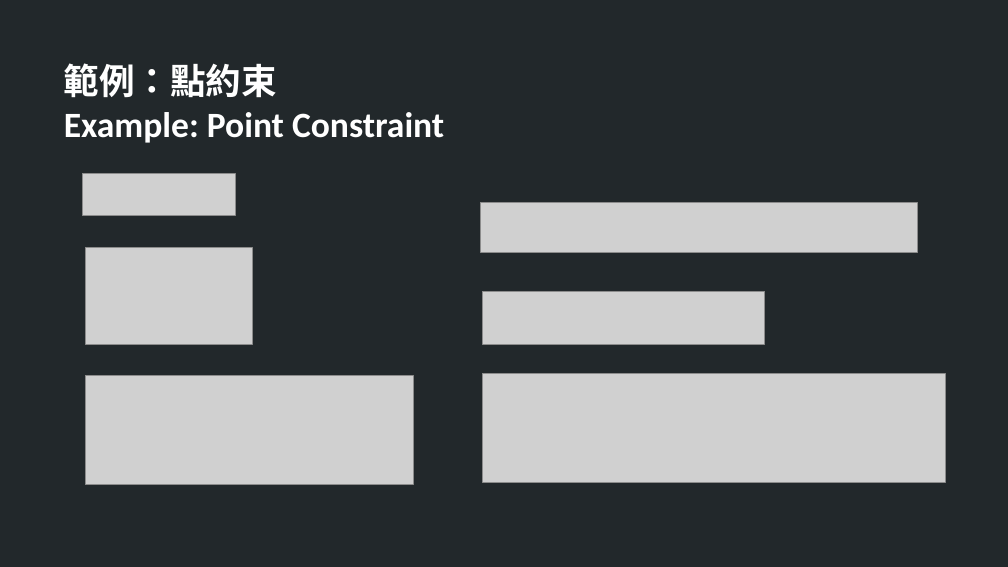
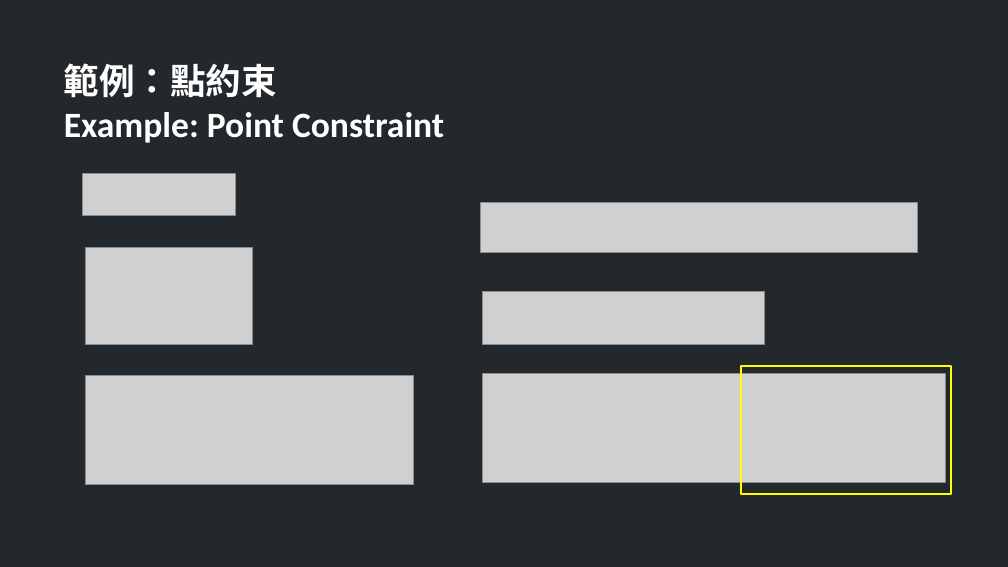
Before and after one commit to TheAllenChou/unity-physics-constraints, a slide deck: slide 15 of slides/physics constraints in games.odp. Drawn at 1008x567 pixels with LibreOffice and Linux fonts; fonts in the diff are those of the drawing; grey boxes stand for pictures. Boxes give left, top, right and bottom in pixels: in the first picture for what was removed or moved away, otherwise in the second. Text is boxed around its words. In the diff, an @@ line names an element or a change of style, - is before the commit and + after.

```diff
--- a/slides/physics constraints in games.odp
+++ b/slides/physics constraints in games.odp
@@ rectangle added at [741, 366, 951, 494], outline #FFFF00 1.5 pt @@
```
Also in this commit, not shown: 7 other slides changed.
